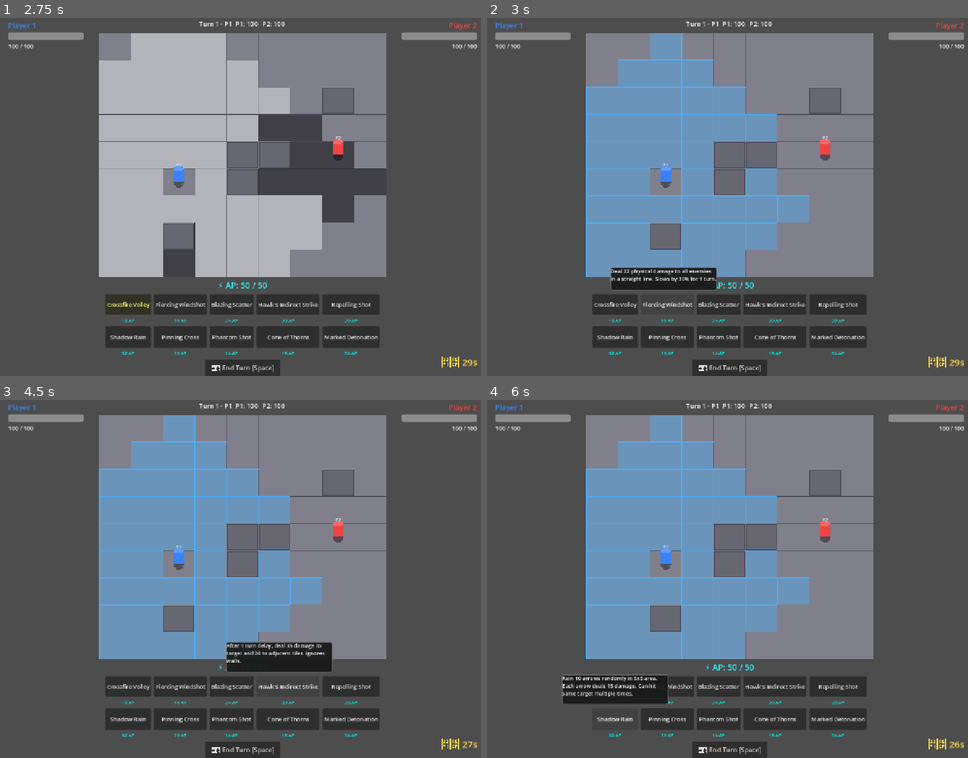
Above: before the commit, frames 1-4 (two rows, left to right).
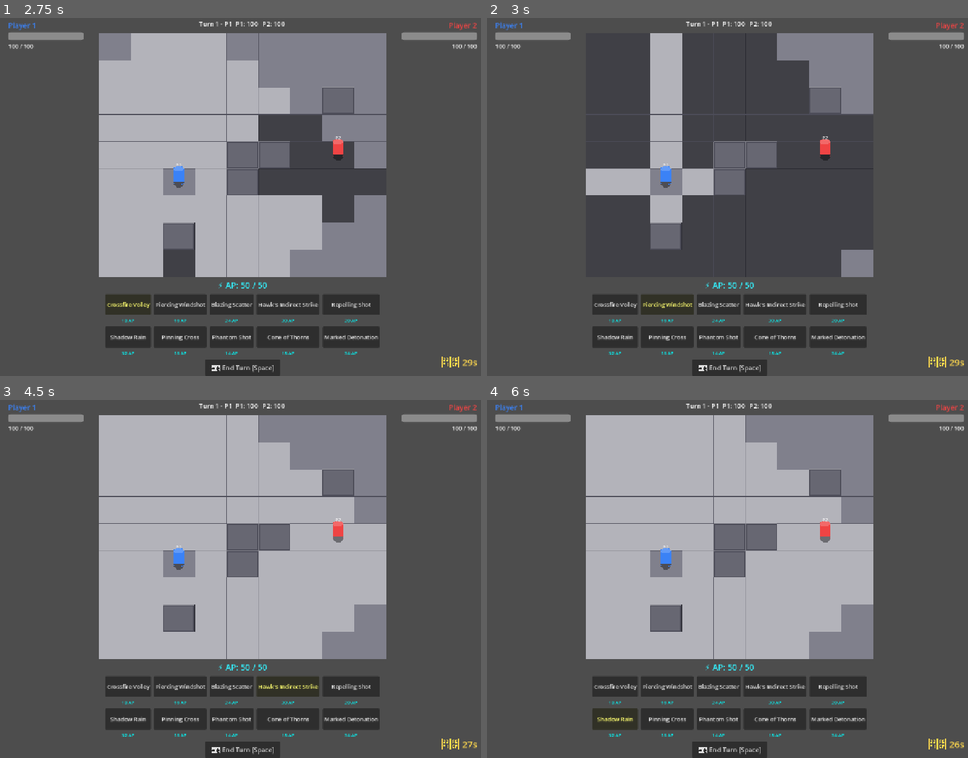
Above: after the commit, the same moments.

Repository: koppkvn/THEGAME
Game: Godot game, scene res://scenes/Main.tscn
The game is run twice, just before and just after one commit, with the same random seed, the same clock (stepped at 60 frames per second) and the same inputs.
Inputs (mouse positions are in pixels of both pictures, inside the frame that each line leads up to):
- Up to frame 1 (2.75 s): click (240, 197) at 0.52 s; type "12" at 0.6 s; click "Play Offline (Local)" at 1.25 s; click "Crossfire Volley" at 2 s
- Up to frame 2 (3 s): click "Piercing Windshot" at 2.75 s
- Up to frame 3 (4.5 s): click "Blazing Scatter" at 3.5 s; click "Hawk's Indirect Strike" at 4.25 s
- Up to frame 4 (6 s): click "Repelling Shot" at 5 s; click "Shadow Rain" at 5.75 s

Frame 1 is identical in both runs. In frame 2, 35% of the frame differs, in the area x 20-81%, y 4-83%; in frame 3, 33%; in frame 4, 33%.

Commit message:
Update Main.gd

Diff:
--- a/scenes/Main.gd
+++ b/scenes/Main.gd
@@ -353,11 +353,40 @@
 func _screen_to_canvas(pos: Vector2) -> Vector2:
 	return get_viewport().get_canvas_transform().affine_inverse() * pos
 
+func _is_ui_hit(screen_pos: Vector2) -> bool:
+	var canvas_pos = _screen_to_canvas(screen_pos)
+	if _control_contains_point(bottom_bar, canvas_pos):
+		return true
+	if _control_contains_point(top_bar, canvas_pos):
+		return true
+	if _control_contains_point(log_panel, canvas_pos):
+		return true
+	if _control_contains_point(p1_hp_display, canvas_pos):
+		return true
+	if _control_contains_point(p2_hp_display, canvas_pos):
+		return true
+	if _control_contains_point(timer_label, canvas_pos):
+		return true
+	if lobby_panel and _control_contains_point(lobby_panel, canvas_pos):
+		return true
+	if game_over_panel and _control_contains_point(game_over_panel, canvas_pos):
+		return true
+	if spell_tooltip and spell_tooltip.visible and _control_contains_point(spell_tooltip, canvas_pos):
+		return true
+	return false
+
+func _control_contains_point(control: Control, point: Vector2) -> bool:
+	if control == null or not control.is_visible_in_tree():
+		return false
+	return control.get_global_rect().has_point(point)
+
 func _get_grid_from_screen_pos(pos: Vector2) -> Vector2i:
 	var canvas_pos = _screen_to_canvas(pos)
 	return Iso.pixel_to_grid(canvas_pos.x, canvas_pos.y)
 
 func _handle_pointer_press(screen_pos: Vector2, allow_deselect_outside: bool = true) -> void:
+	if _is_ui_hit(screen_pos):
+		return
 	var grid = _get_grid_from_screen_pos(screen_pos)
 	if Rules.in_bounds(grid.x, grid.y):
 		hovered_tile = grid
